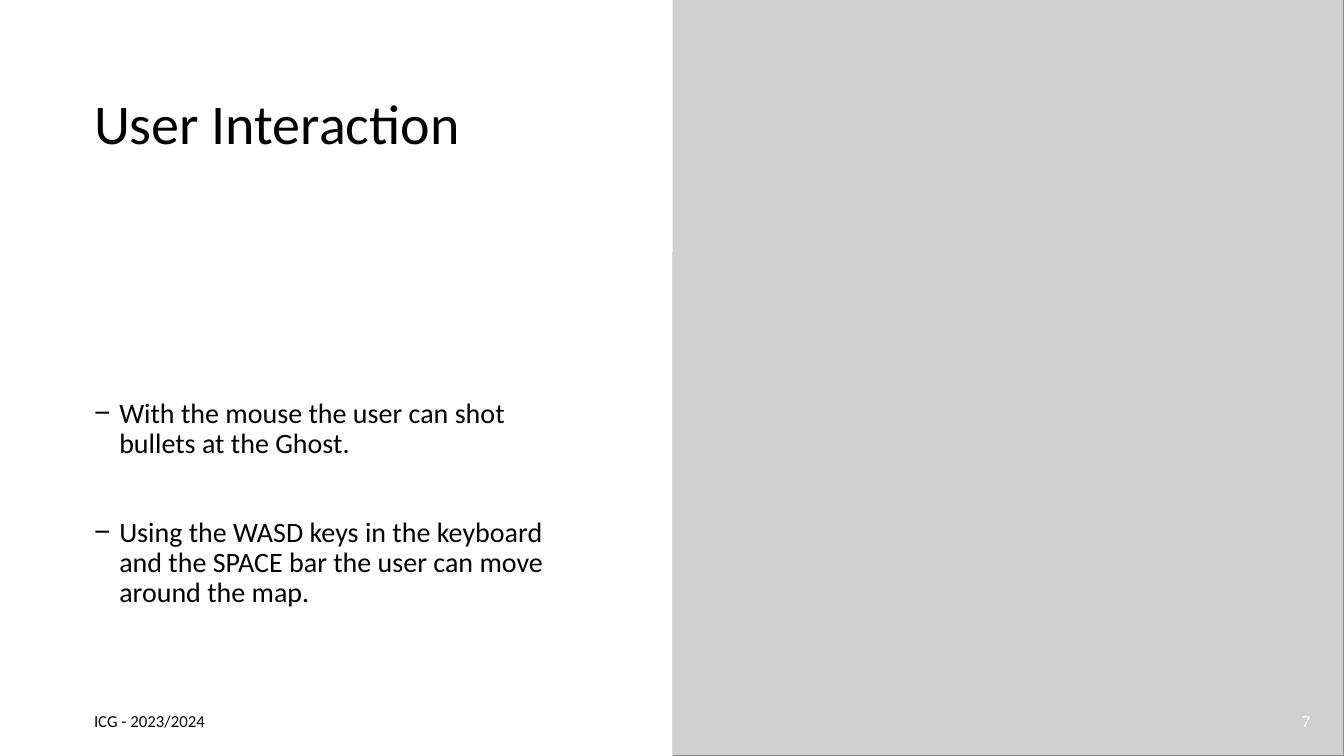
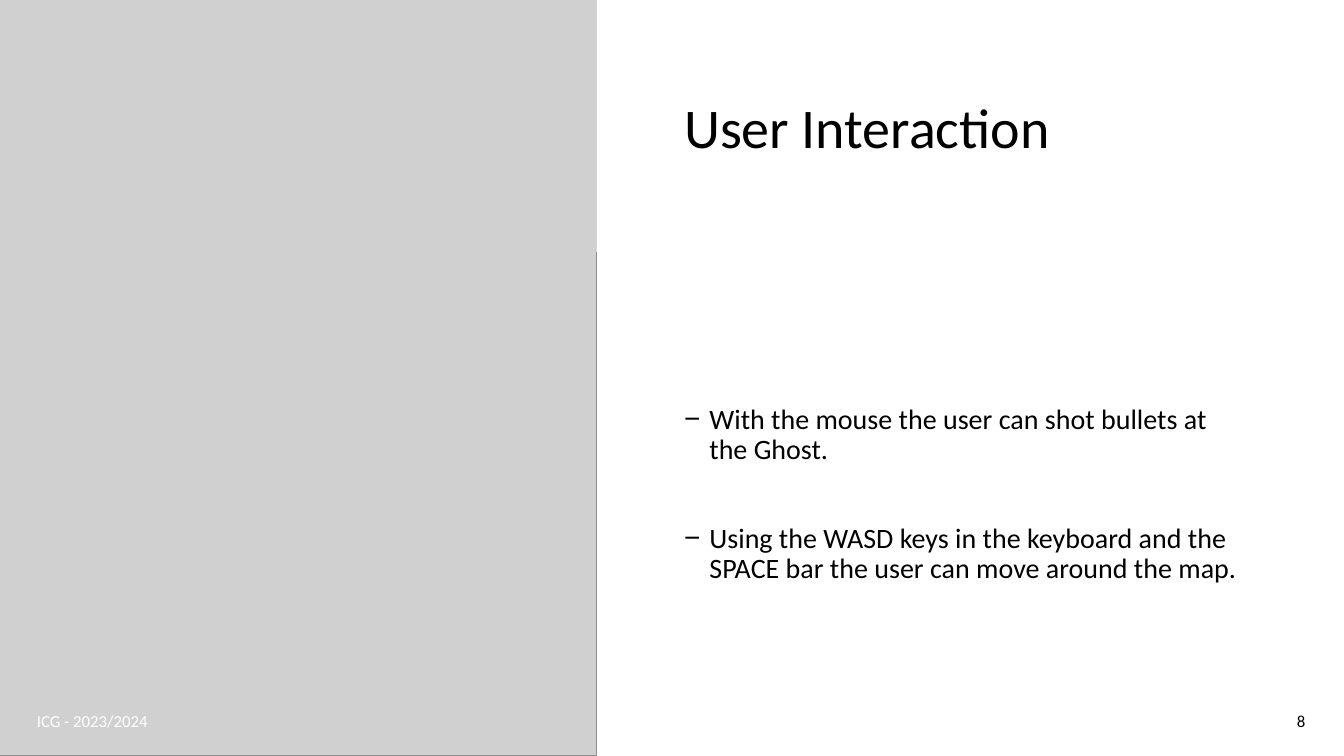
Before and after one commit to joaogasparp/joaogasparp.github.io, a slide deck: slide 8 of docs/icg_final.pptx (slide 7 before the commit). Drawn at 1344x756 pixels with LibreOffice and Linux fonts; fonts in the diff are those of the drawing; grey boxes stand for pictures. Boxes give left, top, right and bottom in pixels: in the first picture for what was removed or moved away, otherwise in the second. Text is boxed around its words. In the diff, an @@ line names an element or a change of style, - is before the commit and + after.

```diff
--- a/docs/icg_final.pptx
+++ b/docs/icg_final.pptx
@@ rectangle removed at (x1=0, y1=0, x2=673, y2=756) @@
@@ picture added at (x1=0, y1=0, x2=597, y2=756) @@
@@ rectangle resized from (x1=0, y1=0, x2=673, y2=252) to (x1=597, y1=0, x2=1344, y2=252) @@
@@ rectangle at (x1=597, y1=0, x2=1344, y2=252): shadow changed @@
@@ picture removed at (x1=673, y1=0, x2=1344, y2=756) @@
@@ title "User Interaction" moved from (x1=94, y1=105, x2=460, y2=145) to (x1=684, y1=109, x2=1050, y2=149) @@
@@ text "With the mouse the user ..." rewrapped from (x1=119, y1=403, x2=543, y2=607) to (x1=709, y1=409, x2=1236, y2=583) @@
@@ text "ICG - 2023/2024" moved from (x1=94, y1=715, x2=205, y2=728) to (x1=37, y1=716, x2=148, y2=727) @@
@@ text "ICG - 2023/2024" at (x1=37, y1=716, x2=148, y2=727): text colour #000000 to #FFFFFF @@
@@ page number at (x1=1297, y1=715, x2=1305, y2=727): text changed; text colour #FFFFFF to #000000 @@
-7
+8
```
Also in this commit, not shown: 7 other slides changed, 1 slide added, 1 other file.
